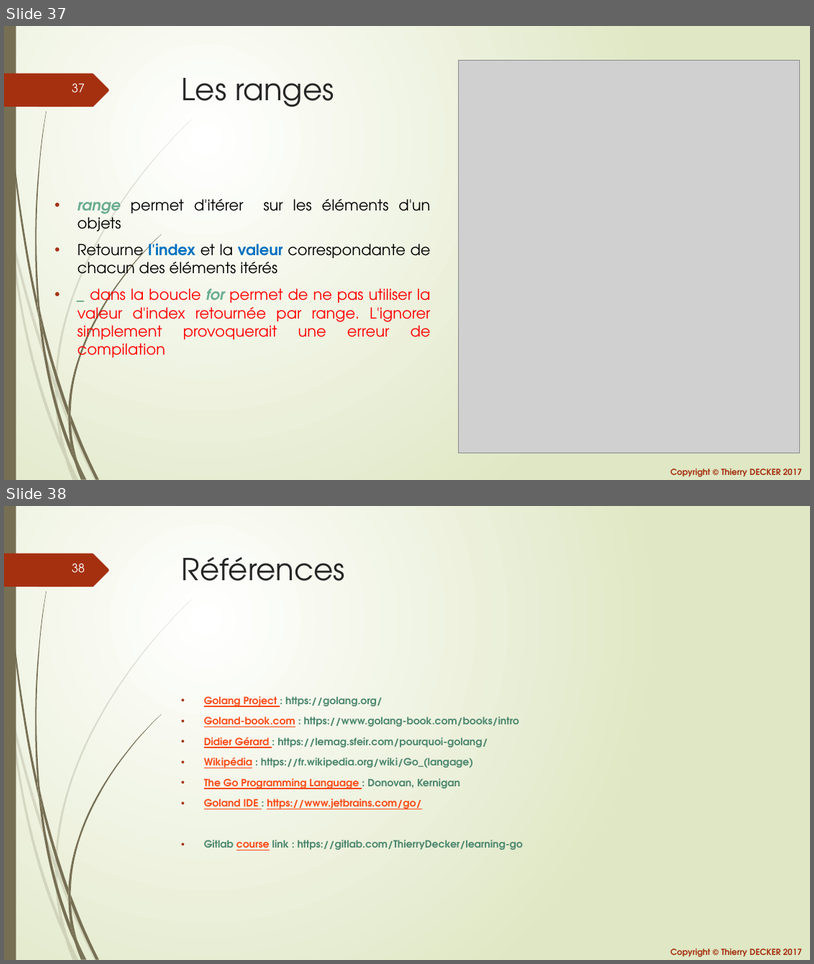
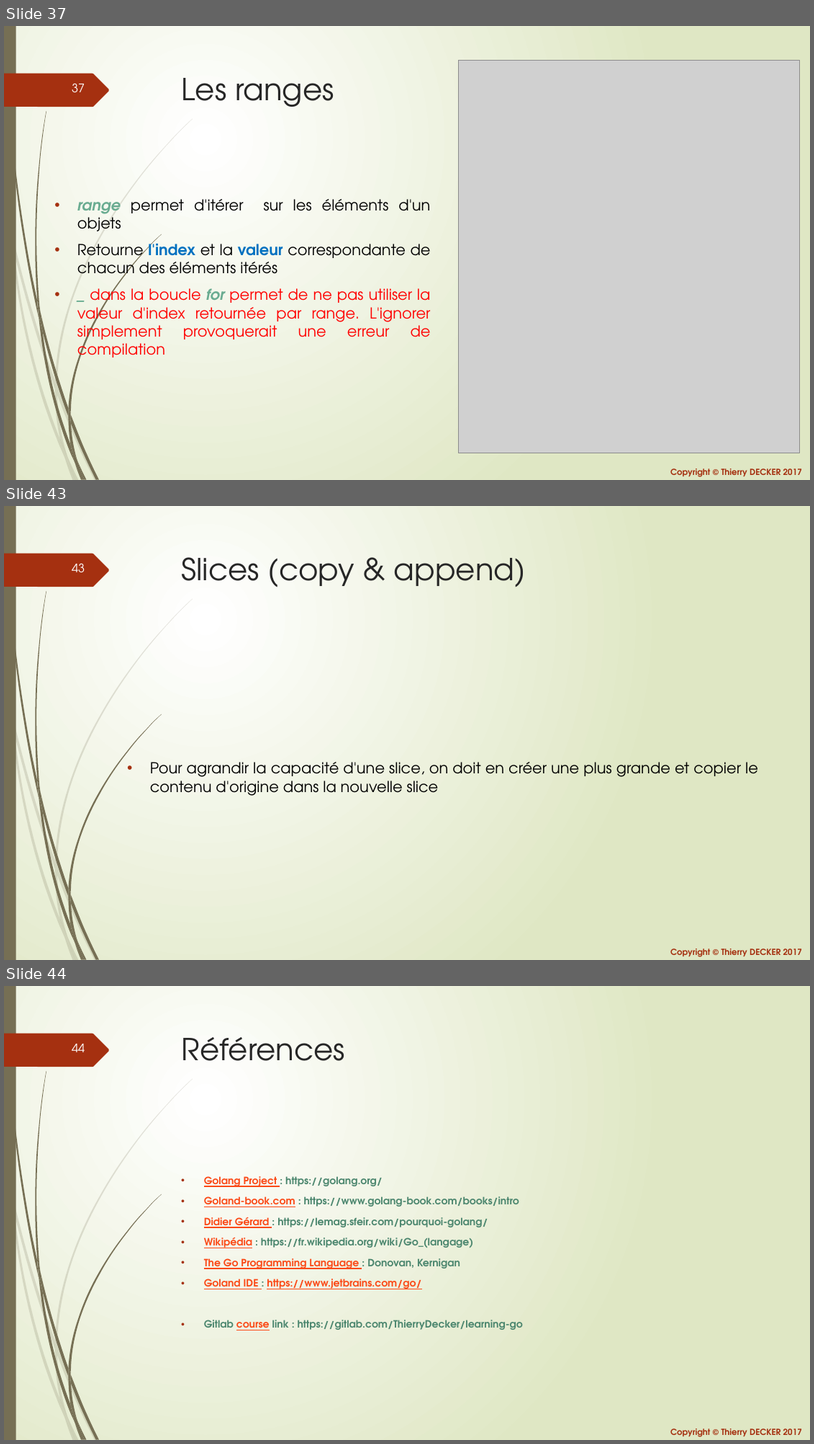
Before and after one commit to thierrydecker/learning-go, a slide deck: documentations/learning-go.pptx. Shown one above the other, each under a label of ours: slides 37 and 38 before the commit, slides 37, 43 and 44 after it; the slides between them are not shown. The pictures are 814x964 and 814x1444 pixels, drawn with LibreOffice and Linux fonts; fonts in the diff are those of the drawing; grey boxes stand for pictures. Boxes give left, top, right and bottom in pixels: in the first picture for what was removed or moved away, otherwise in the second. Text is boxed around its words. In the diff, an @@ line names an element or a change of style, - is before the commit and + after.

Commit message:
Added slices

```diff
--- a/documentations/learning-go.pptx
+++ b/documentations/learning-go.pptx
@@ slide 43 added at box(4, 506, 810, 960), background gradient #FFFFFF to #DFE8C4; not listed: 26 template elements that a slide beside it also shows @@
@@ title added at box(182, 557, 526, 587), 36 pt, text #262626 @@
+Slices (copy & append)
@@ text added at box(150, 762, 759, 795), 18 pt, text #000000 @@
+• Pour agrandir la capacité d'une slice, on doit en créer une plus grande et copier le contenu d'origine dans la nouvelle slice
@@ what was slide 38 is now slide 44 @@
@@ page number at box(72, 1044, 85, 1052): text changed @@
-38
+44
```
Also in this commit, not shown: 5 other slides added, 2 other files.
